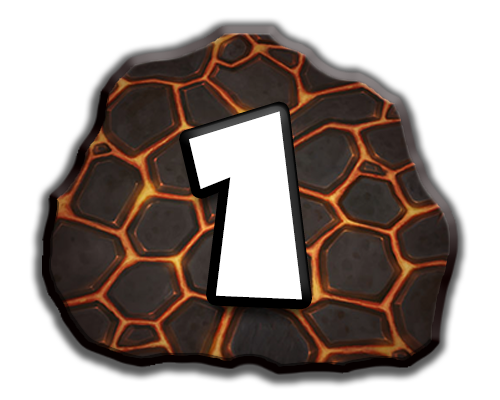
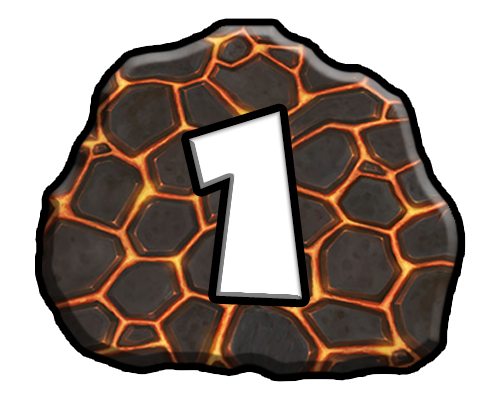
Layers edited between the first and the second 500 × 400 image:
pixels changed over [29, 17, 469, 389] (layer not identified)
